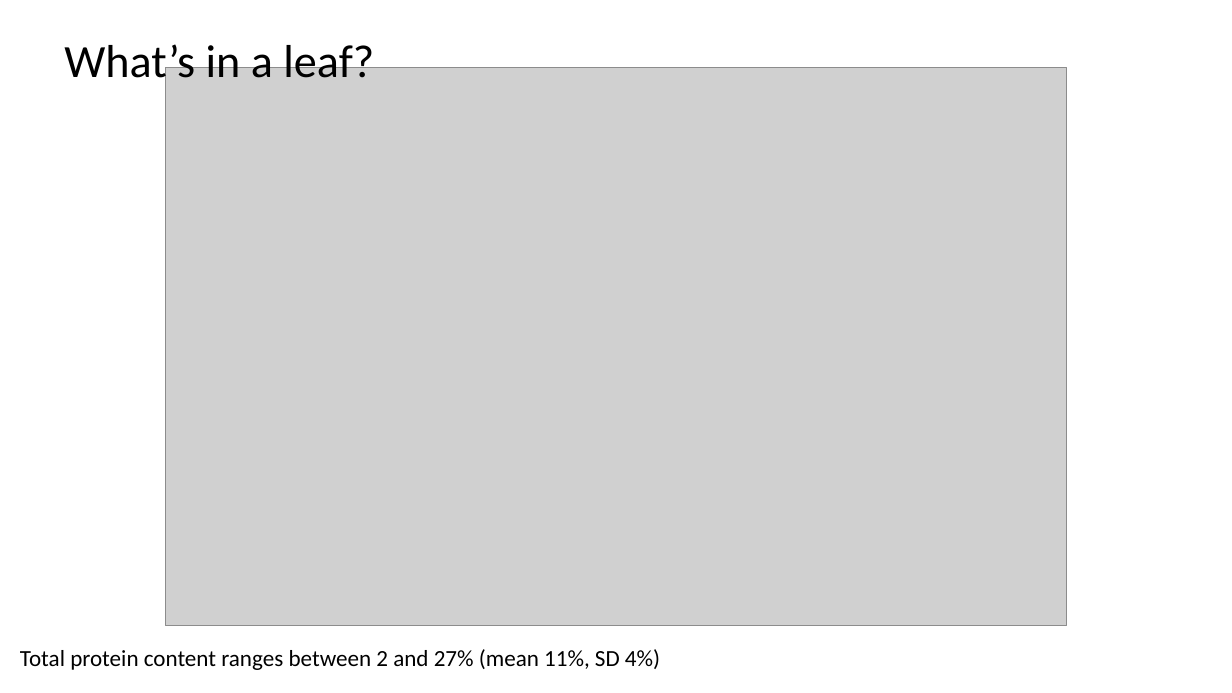
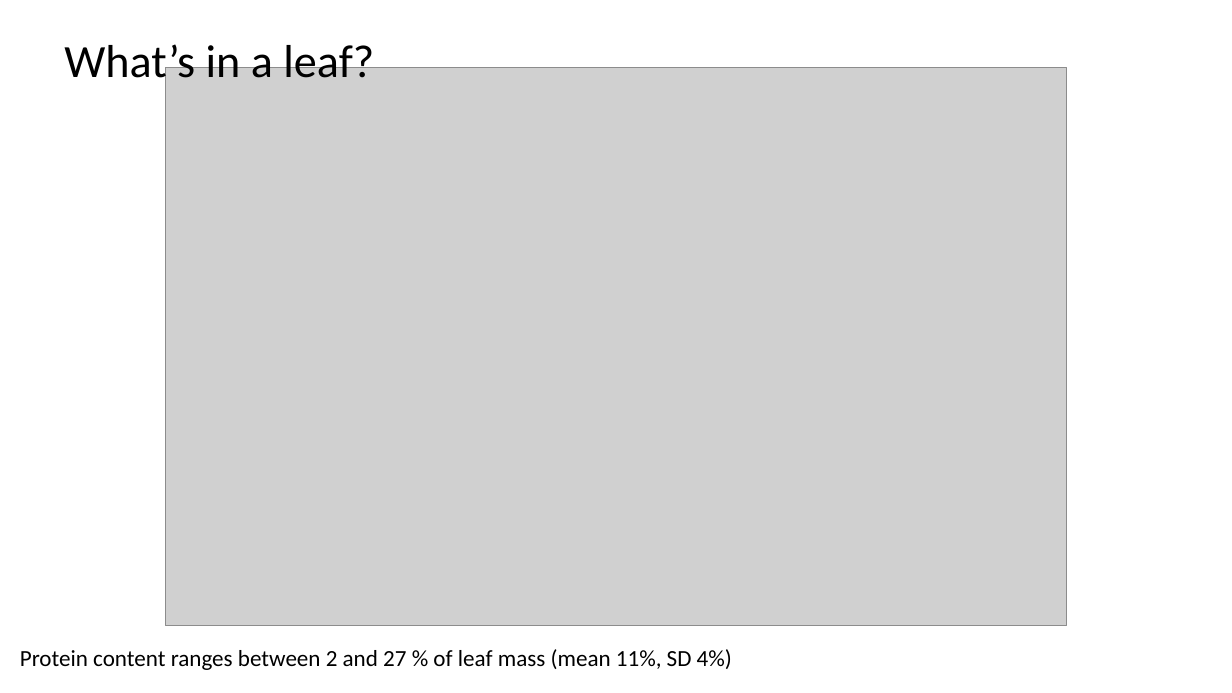
Before and after one commit to jamesrlawson/leaf_proteomics, a slide deck: slide 1 of docs/talks/ANU talk/ANU talk results.pptx (slide 2 before the commit). Drawn at 1232x693 pixels with LibreOffice and Linux fonts; fonts in the diff are those of the drawing; grey boxes stand for pictures. Boxes give left, top, right and bottom in pixels: in the first picture for what was removed or moved away, otherwise in the second. Text is boxed around its words. In the diff, an @@ line names an element or a change of style, - is before the commit and + after.

```diff
--- a/docs/talks/ANU talk/ANU talk results.pptx
+++ b/docs/talks/ANU talk/ANU talk results.pptx
@@ text at <box>20,649,732,670</box>: text changed @@
-Total protein content ranges between 2 and 27% (mean 11%, SD 4%)
+Protein content ranges between 2 and 27 % of leaf mass (mean 11%, SD 4%)
```
Also in this commit, not shown: 7 other slides changed, 3 slides added, 3 slides removed, 9 other files.
